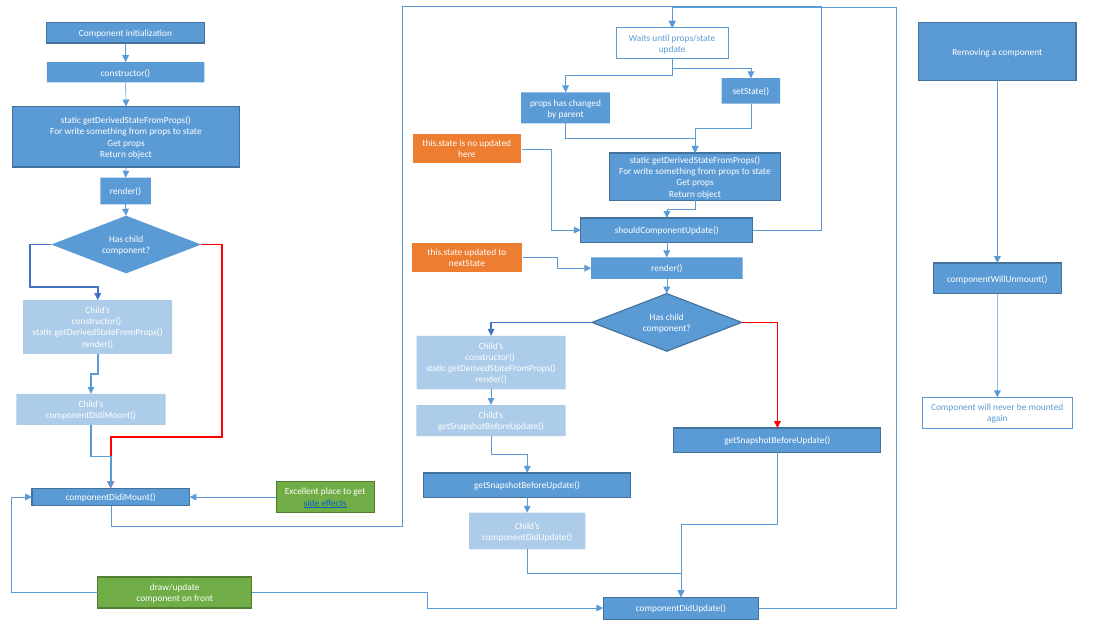
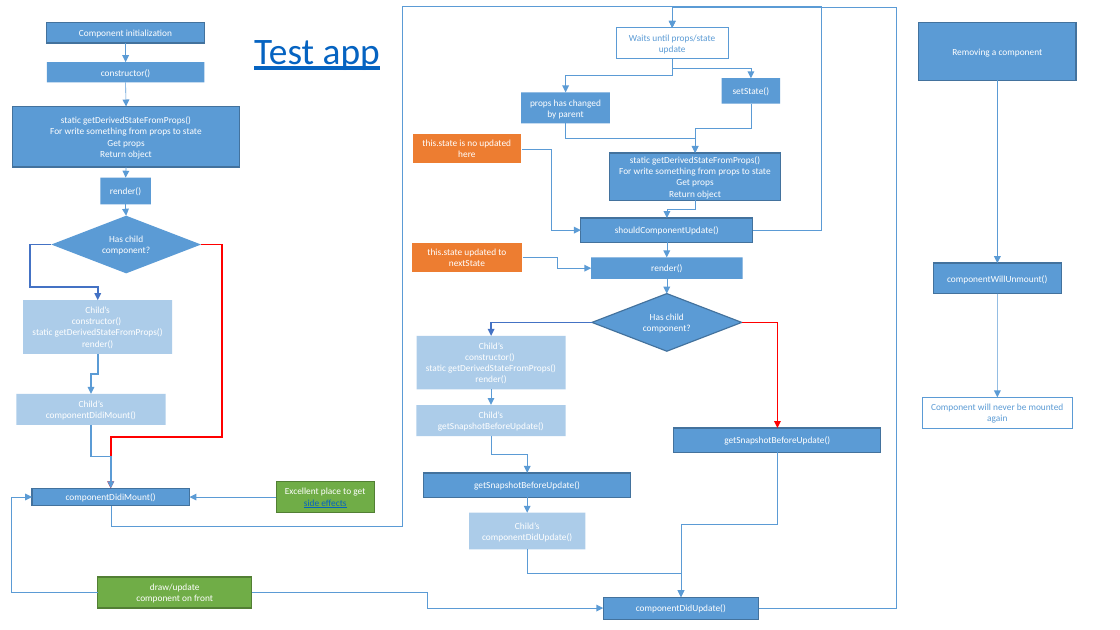
Before and after one commit to TigranVardanyan/React-component-lifecycle, a slide deck: slide 5 of React component lifecycle.pptx (slide 6 before the commit). Drawn at 1120x630 pixels with LibreOffice and Linux fonts; fonts in the diff are those of the drawing. Boxes give left, top, right and bottom in pixels: in the first picture for what was removed or moved away, otherwise in the second. Text is boxed around its words. In the diff, an @@ line names an element or a change of style, - is before the commit and + after.

```diff
--- a/React component lifecycle.pptx
+++ b/React component lifecycle.pptx
@@ text added at (254, 40, 380, 70), 32 pt, text #0563C1, underline @@
+Test app
```
Also in this commit, not shown: 1 other slide changed, 1 slide removed.
